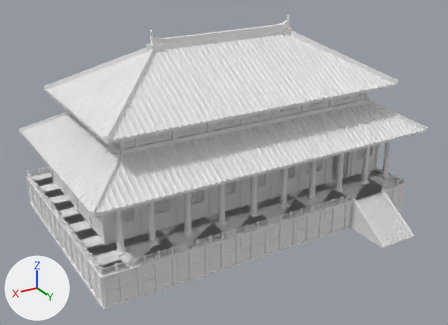
The FBX model Palace/Models/Palace_Hall.fbx, before and after one commit.
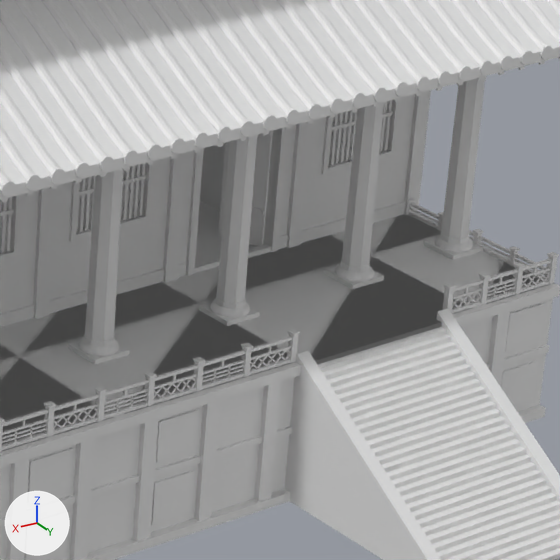
The first picture shows the older version from a 50 mm camera at (97.2, -256.0, 59.0) aimed at (41.1, -349.5, 12.2). The close-ups show the older and then the newer version on the part from 65% to 91% of the width and 39% to 74% of the height of that picture. Only the edits that show in the close-ups are written down. The axes (+X, +Y, +Z) are drawn at lower left. The lights are the same throughout. Objects named as collision shapes, trigger or cutter boxes, shadow casters or lower levels of detail are left out. Where no turn or scale is listed for an object, it has been applied to the vertices. Vertices at exactly the same position are counted once.

Names of what the first close-up shows: 'Hall_LOD0'.
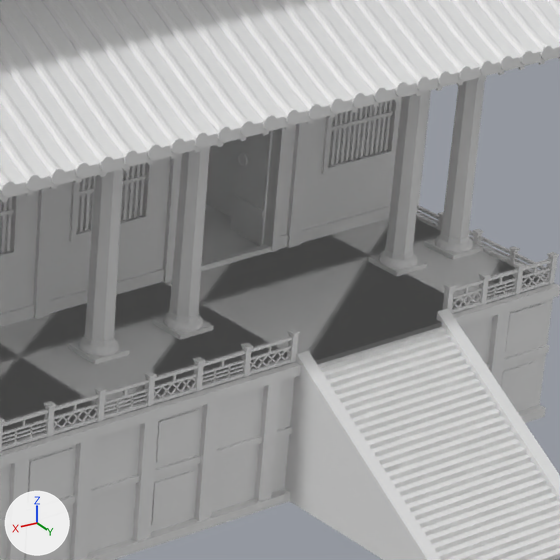
Pixel boxes (x1, y1, x2, y2) of what changed, in the close-ups (560 x 560 px; the box of a moved part takes in the faces that stretch with it):
part 1 of me_hall_lod0, moved or reshaped (not visible before)
    after: (237, 152, 248, 167)
part 2 of me_hall_lod0, moved or reshaped
    before: (199, 302, 260, 326)
    after: (152, 316, 213, 340)
part 3 of me_hall_lod0, moved or reshaped
    before: (210, 300, 250, 317)
    after: (163, 313, 203, 331)
part 4 of me_hall_lod0, moved or reshaped
    before: (215, 293, 246, 309)
    after: (168, 307, 199, 323)
part 5 of me_hall_lod0, moved or reshaped (mostly hidden)
    before: (237, 134, 258, 141)
    after: (190, 146, 211, 153)
part 6 of me_hall_lod0, moved or reshaped
    before: (217, 139, 257, 303)
    after: (170, 151, 209, 317)
part 7 of me_hall_lod0, moved or reshaped
    before: (324, 266, 384, 289)
    after: (368, 254, 428, 276)
part 8 of me_hall_lod0, moved or reshaped
    before: (335, 264, 374, 281)
    after: (378, 251, 418, 268)
part 9 of me_hall_lod0, moved or reshaped
    before: (340, 257, 370, 273)
    after: (384, 245, 414, 260)
part 10 of me_hall_lod0, moved or reshaped (mostly hidden)
    before: (366, 102, 385, 108)
    after: (410, 91, 429, 97)
part 11 of me_hall_lod0, moved or reshaped
    before: (342, 106, 384, 267)
    after: (385, 95, 428, 255)
part 12 of me_hall_lod0, moved or reshaped
    before: (218, 131, 272, 246)
    after: (230, 131, 271, 246)

The edits, one by one:
me_hall_lod0 has 36054 vertices, 28903 faces and spans x 3.2..72.8, y -377.0..-325.1, z 0.0..37.8.
me_hall_lod0 is used by ob_hall_lod0; location (0.0, 0.0, 0.0).
me_hall_lod0 part 1: the loose piece of 96 vertices spanning x 16.4..16.7, y -344.7..-344.1, z 9.2..9.8 is scaled about its middle by (0.0977, 1.06, 1), then moved by (-0.6, -0.2, 0.0).
me_hall_lod0 part 2: the loose piece of 8 vertices spanning x 20.5..22.2, y -339.6..-338.0, z 6.0..6.2 is moved by (2.4, 0.0, 0.0).
me_hall_lod0 part 3: the loose piece of 82 vertices spanning x 20.5..22.1, y -339.6..-338.0, z 6.2..6.5 is moved by (2.4, 0.0, 0.0).
me_hall_lod0 part 4: the loose piece of 18 vertices spanning x 20.7..21.9, y -339.4..-338.2, z 6.5..6.7 is moved by (2.4, 0.0, 0.0).
me_hall_lod0 part 5: the loose piece of 18 vertices spanning x 20.8..21.9, y -339.3..-338.3, z 13.8..14.0 is moved by (2.4, 0.0, 0.0).
me_hall_lod0 part 6: the loose piece of 39 vertices spanning x 20.6..22.0, y -339.5..-338.1, z 6.5..15.9 is moved by (2.4, 0.0, 0.0).
me_hall_lod0 part 7: the loose piece of 8 vertices spanning x 13.8..15.5, y -339.6..-338.0, z 6.0..6.2 is moved by (-2.4, 0.0, 0.0).
me_hall_lod0 part 8: the loose piece of 82 vertices spanning x 13.9..15.5, y -339.6..-338.0, z 6.2..6.5 is moved by (-2.4, 0.0, 0.0).
me_hall_lod0 part 9: the loose piece of 18 vertices spanning x 14.1..15.3, y -339.4..-338.2, z 6.5..6.7 is moved by (-2.4, 0.0, 0.0).
me_hall_lod0 part 10: the loose piece of 18 vertices spanning x 14.1..15.2, y -339.3..-338.3, z 13.8..14.0 is moved by (-2.4, 0.0, 0.0).
me_hall_lod0 part 11: the loose piece of 39 vertices spanning x 14.0..15.4, y -339.5..-338.1, z 6.5..15.9 is moved by (-2.4, 0.0, 0.0).
me_hall_lod0 part 12: 6 of the vertices in x 16.7, y -344.9, z 6.0..13.5 are moved by (-0.8, -0.2, 0.0).
